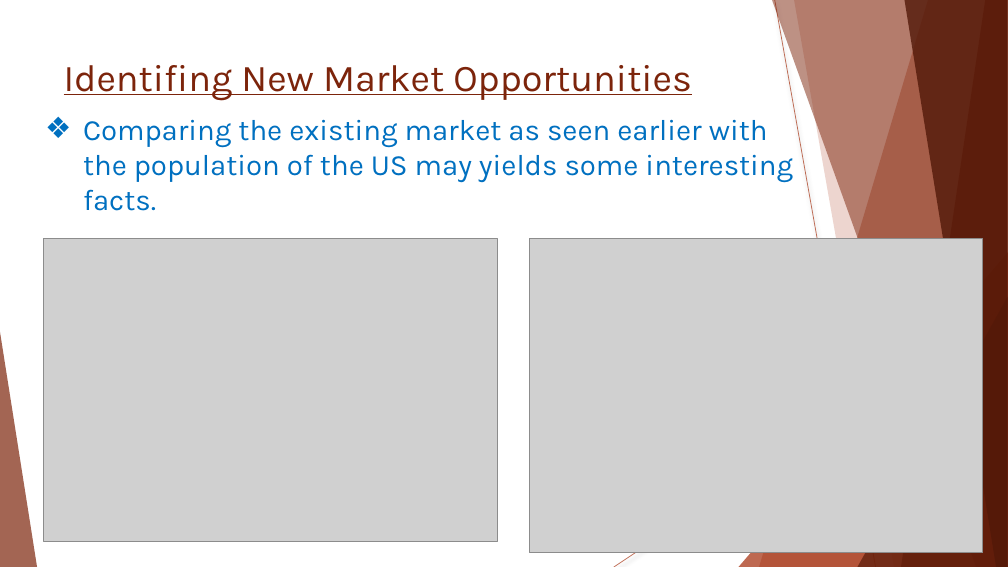
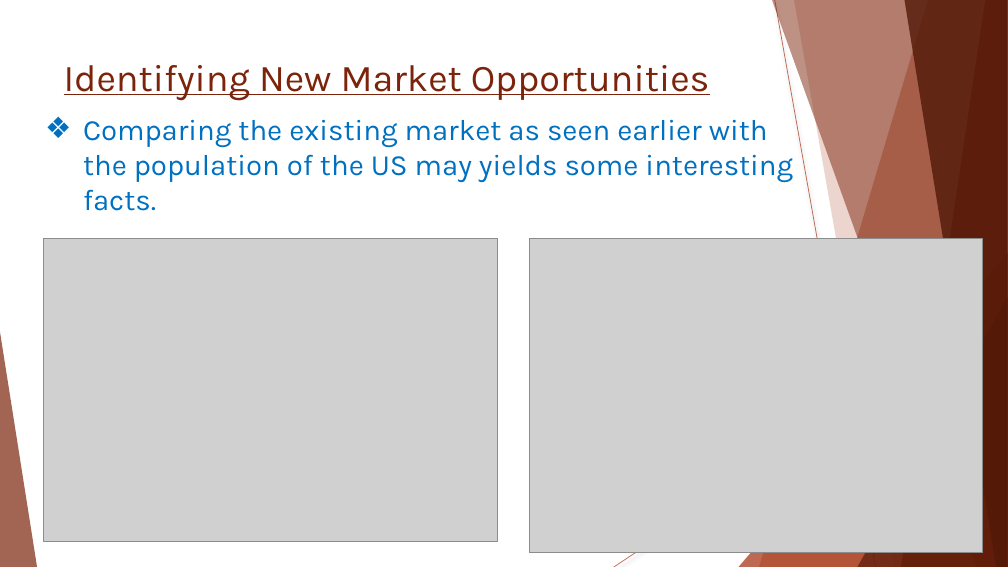
Before and after one commit to Wu-Sophia/BeerAnalysis, a slide deck: slide 14 of DataDynamos_BeerMarketingPresentation.pptx (slide 13 before the commit). Drawn at 1008x567 pixels with LibreOffice and Linux fonts; fonts in the diff are those of the drawing; grey boxes stand for pictures. Boxes give left, top, right and bottom in pixels: in the first picture for what was removed or moved away, otherwise in the second. Text is boxed around its words. In the diff, an @@ line names an element or a change of style, - is before the commit and + after.

```diff
--- a/DataDynamos_BeerMarketingPresentation.pptx
+++ b/DataDynamos_BeerMarketingPresentation.pptx
@@ title at (64,65,710,101): text changed @@
-Identifing New Market Opportunities
+Identifying New Market Opportunities
```
Also in this commit, not shown: 9 other slides changed.
